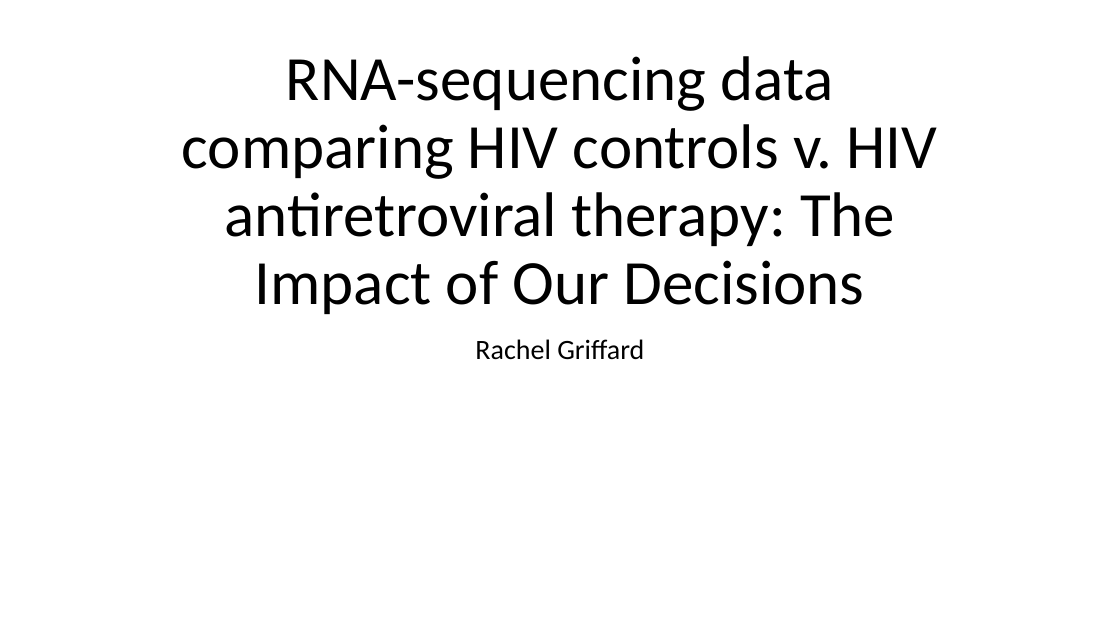
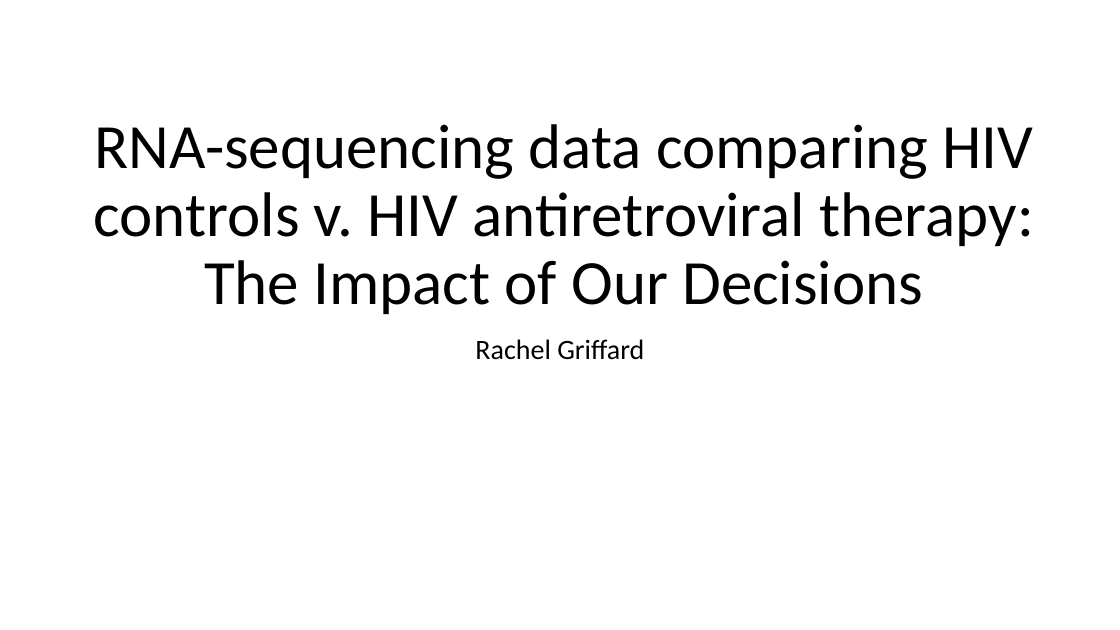
Before and after one commit to rachelgriffard/HDSC824_Final, a slide deck: slide 1 of Griffard_Final_HDSC824.pptx. Drawn at 1120x630 pixels with LibreOffice and Linux fonts; fonts in the diff are those of the drawing. Boxes give left, top, right and bottom in pixels: in the first picture for what was removed or moved away, otherwise in the second. Text is boxed around its words. In the diff, an @@ line names an element or a change of style, - is before the commit and + after.

```diff
--- a/Griffard_Final_HDSC824.pptx
+++ b/Griffard_Final_HDSC824.pptx
@@ title "RNA-sequencing data comparing HIV controls ..." rewrapped from <box>182,56,938,314</box> to <box>94,124,1034,314</box> @@
```
Also in this commit, not shown: 1 slide added.
